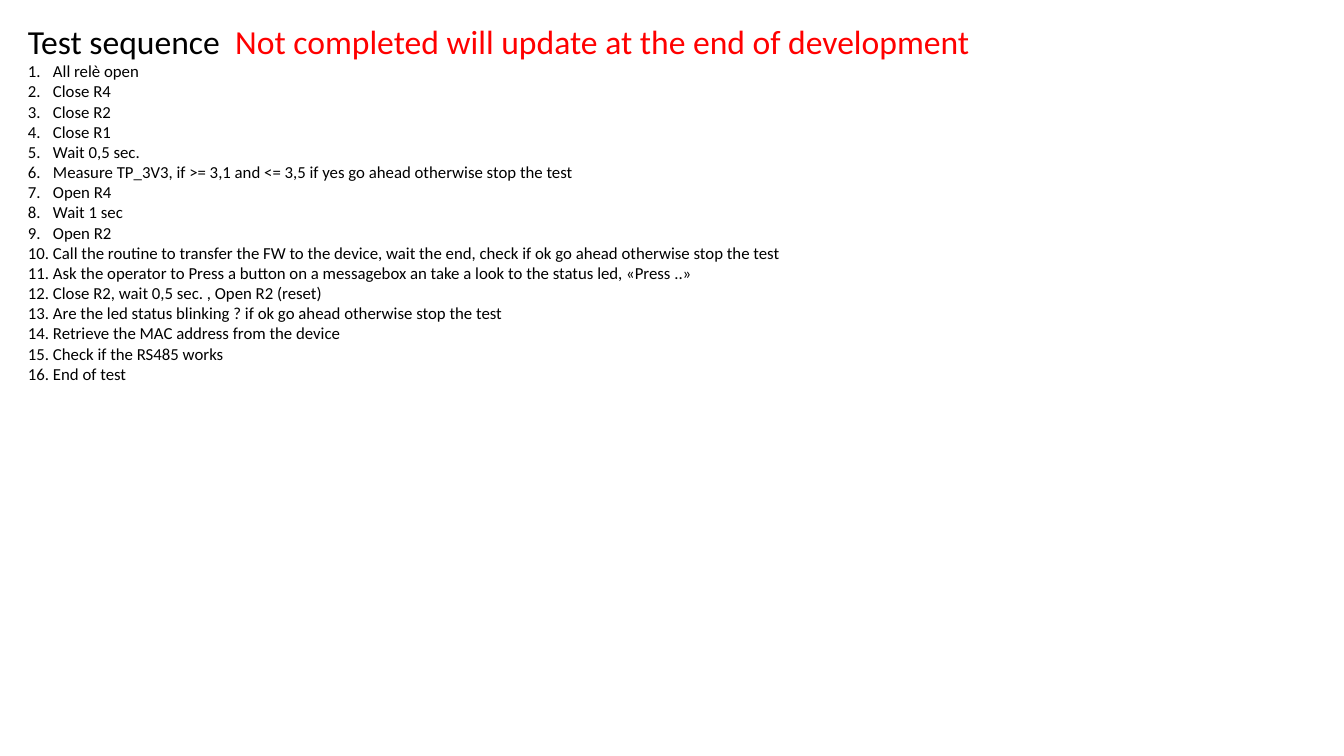
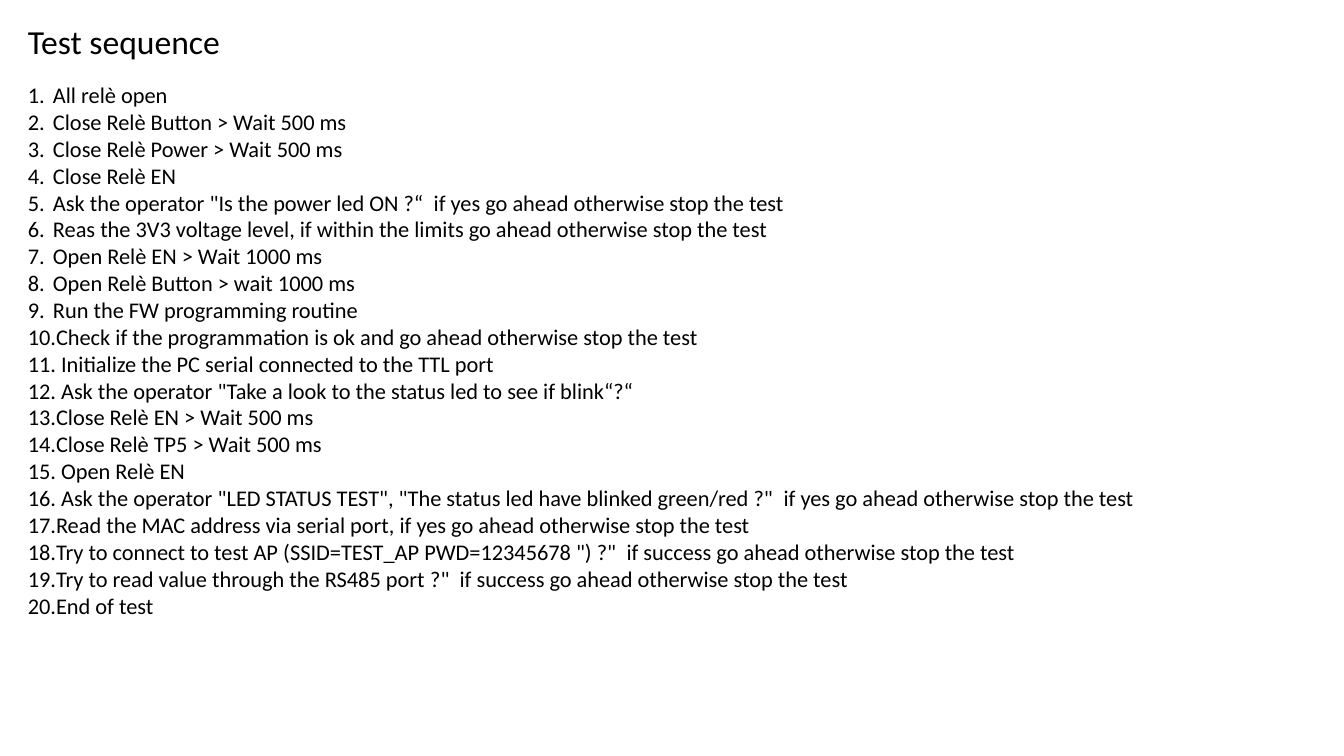
Before and after one commit to accarel/c780_carel_cloud_engine_binary, a slide deck: slide 10 of Utility/USR_Test_HW_Support/Documentation/C780_HW_TEST.pptx (slide 8 before the commit). Drawn at 1344x756 pixels with LibreOffice and Linux fonts; fonts in the diff are those of the drawing. Boxes give left, top, right and bottom in pixels: in the first picture for what was removed or moved away, otherwise in the second. Text is boxed around its words. In the diff, an @@ line names an element or a change of style, - is before the commit and + after.

Commit message:
v.1.3 added complete test sequence and revised some points

```diff
--- a/Utility/USR_Test_HW_Support/Documentation/C780_HW_TEST.pptx
+++ b/Utility/USR_Test_HW_Support/Documentation/C780_HW_TEST.pptx
@@ text at [28,32,219,60]: text changed; text colour #FF0000 to #000000 @@
-Test sequence Not completed will update at the end of development
+Test sequence
@@ text at [28,87,167,614]: size 12 to 16 pt in "All relè open", "End of test" @@
@@ text at [28,114,1133,591]: text changed; size 12 to 16 pt @@
-2. Close R4
-3. Close R2
-4. Close R1
-5. Wait 0,5 sec.
-6. Measure TP_3V3, if >= 3,1 and <= 3,5 if yes go ahead otherwise stop the test
-7. Open R4
-8. Wait 1 sec
-9. Open R2
-10. Call the routine to transfer the FW to the device, wait the end, check if ok go ahead otherwise stop the test
-11. Ask the operator to Press a button on a messagebox an take a look to the status led, «Press ..»
-12. Close R2, wait 0,5 sec. , Open R2 (reset)
-13. Are the led status blinking ? if ok go ahead otherwise stop the test
-14. Retrieve the MAC address from the device
-15. Check if the RS485 works
+2. Close Relè Button > Wait 500 ms
+3. Close Relè Power > Wait 500 ms
+4. Close Relè EN
+5. Ask the operator "Is the power led ON ?“ if yes go ahead otherwise stop the test
+6. Reas the 3V3 voltage level, if within the limits go ahead otherwise stop the test
+7. Open Relè EN > Wait 1000 ms
+8. Open Relè Button > wait 1000 ms
+9. Run the FW programming routine
+10. Check if the programmation is ok and go ahead otherwise stop the test
+11. Initialize the PC serial connected to the TTL port
+12. Ask the operator "Take a look to the status led to see if blink“?“
+13. Close Relè EN > Wait 500 ms
+14. Close Relè TP5 > Wait 500 ms
+15. Open Relè EN
+16. Ask the operator "LED STATUS TEST", "The status led have blinked green/red ?" if yes go ahead otherwise stop the test
+17. Read the MAC address via serial port, if yes go ahead otherwise stop the test
+18. Try to connect to test AP (SSID=TEST_AP PWD=12345678 ") ?" if success go ahead otherwise stop the test
+19. Try to read value through the RS485 port ?" if success go ahead otherwise stop the test
```
Also in this commit, not shown: 6 other slides changed.
